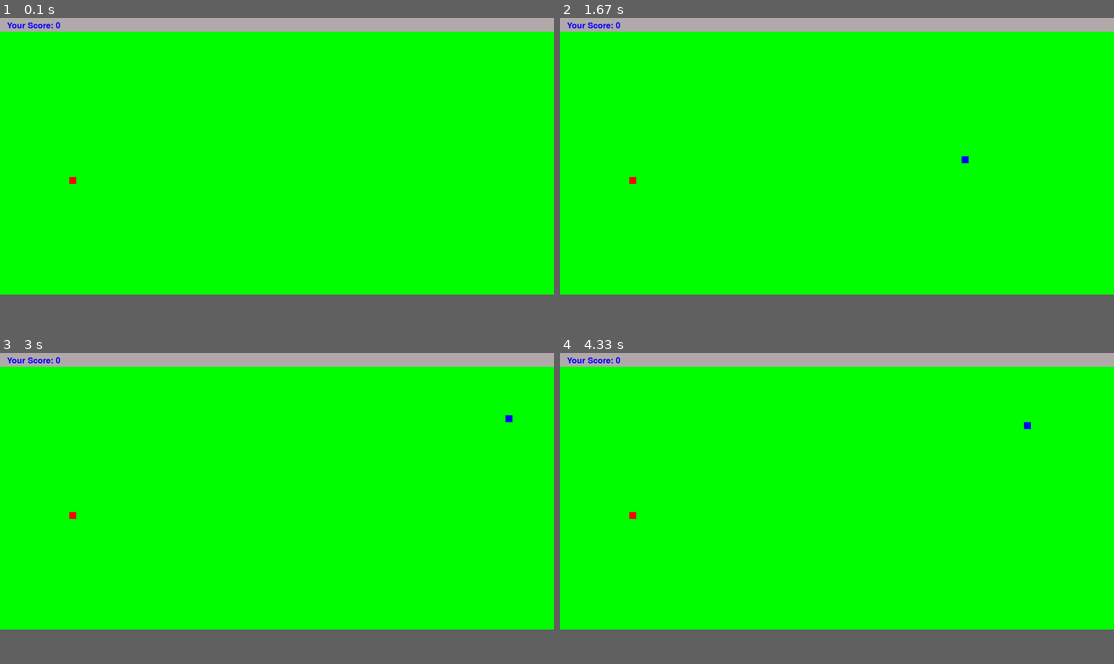
Above: before the commit, frames 1-4 (two rows, left to right).
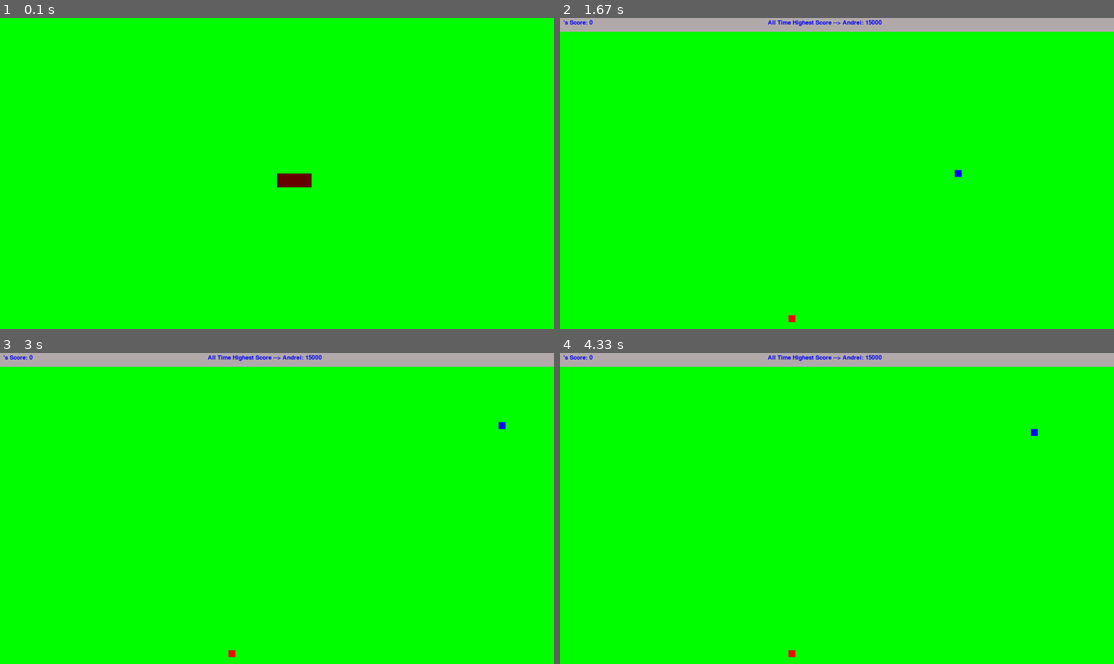
Above: after the commit, the same moments.

Repository: xAdrianCx/PYGAME---SNAKE
Game: pygame game, started from main.py
Two runs of this game, one before a commit and one after it. Both use one fixed random seed, a clock stepped at 60 frames per second and the inputs below.
Inputs (mouse positions are in pixels of both pictures, inside the frame that each line leads up to):
- Up to frame 1 (0.1 s): no input
- Up to frame 2 (1.67 s): tap Enter at 0.33 s; hold Backspace 0.67-1.13 s; hold Right 0.67-1.13 s; click (853, 179) at 1.4 s
- Up to frame 3 (3 s): hold Up 2.33-2.8 s
- Up to frame 4 (4.33 s): hold Right 3-3.47 s; hold Left 3.5-4.03 s; hold Down from 4.07 s (still down)
In our replay, the window is 900x450 before the commit and 900x506 after it. These sizes can differ from the game's own. Grey fills any space a smaller window leaves; there, only what the larger window draws over its background counts as a difference.

The runs differ from the first frame. In frame 1, 4.9% of the frame differs, in the area x 0-100%, y 0-55%; in frame 2, 0.4%; in frame 3, 0.4%; in frame 4, 0.4%.

Commit message:
Renamed scoreboard.py to game_stats.py. Added a new class(Player_Name_Box) into game_stats.py that stores the player's name into a list then shows it's name and score on top left corner.

Diff:
--- a/bait.py
+++ b/bait.py
@@ -4,23 +4,19 @@
 
 class Bait():
     """A class to model a bait."""
-    def __init__(self, gs, screen):
+    def __init__(self, gs, screen, sb):
         """Initialize class attributes."""
         self.gs = gs
         self. screen = screen
         self.screen_rect = self.screen.get_rect()
         # Create a rectangle.
         self.rect = pygame.Rect(0, 0, self.gs.bait_size, self.gs.bait_size)
-        self.x = float(self.rect.x)
-        self.y = float(self.rect.y)
-        self.update()
+        self.update(sb)
 
-    def update(self):
+    def update(self, sb):
         """Update the position of the bait."""
-        self.x = random.randint(0, (self.screen_rect.right - self.gs.bait_size) / self.gs.bait_size) * self.gs.bait_size
-        self.y = random.randint(0, (self.screen_rect.bottom - self.gs.bait_size) / self.gs.bait_size) * self.gs.bait_size
-        self.rect.x = self.x
-        self.rect.y = self.y
+        self.rect.x = random.randint(0, (self.screen_rect.right - self.gs.bait_size) / self.gs.bait_size) * self.gs.bait_size
+        self.rect.y = random.randint(sb.rect_background.bottom, (self.screen_rect.bottom - self.gs.bait_size) / self.gs.bait_size) * self.gs.bait_size
 
     def draw_bait(self):
         """Draw the bait to the screen."""
--- a/game_functions.py
+++ b/game_functions.py
@@ -1,7 +1,7 @@
 import pygame
 
 
-def check_key_pressed(gs, screen, snake, bait):
+def check_key_pressed(snake, pnb):
     """ Check which key was pressed."""
     for event in pygame.event.get():
         if event.type == pygame.QUIT:
@@ -15,6 +15,16 @@
                 snake.key_pressed = pygame.K_LEFT
             if event.key == pygame.K_RIGHT:
                 snake.key_pressed = pygame.K_RIGHT
+            if event.key == pygame.K_RETURN:
+                pnb.player_name_list.append(pnb.player_name)
+                pnb.player_name = ""
+            if event.key == pygame.K_BACKSPACE:
+                pnb.player_name = pnb.player_name[:-1]
+            else:
+                pnb.player_name += event.unicode
+        elif event.type == pygame.MOUSEBUTTONDOWN:
+            if pnb.player_name_box.collidepoint(event.pos):
+                pnb.active = True
 
 
 def update_snake_length(gs, snake, bait, sb):
@@ -26,14 +36,22 @@
         # Increase game speed.
         if sb.score > 0 and sb.score % 500 == 0:
             gs.game_speed += 1
-        bait.update()
+        bait.update(sb)
 
-def draw_screen(gs, screen, clock, snake, bait, sb):
+def draw_screen(gs, screen, clock, snake, bait, sb, pnb):
     """ Draw eveything to screen."""
-    screen.fill(gs.bg_color)
-    sb.draw_score()
-    bait.draw_bait()
-    snake.draw_snake()
-    snake.update()
-    clock.tick(gs.game_speed)
-    pygame.display.flip()
+
+    if len(pnb.player_name_list) <= 0:
+        screen.fill(gs.bg_color)
+        pnb.draw_player_name_box()
+    else:
+        screen.fill(gs.bg_color)
+        sb.draw_score(pnb)
+        bait.draw_bait()
+        snake.draw_snake()
+        snake.update(sb)
+        print(f"Y: {bait.rect.centery}")
+        print(f"X: {bait.rect.centerx}")
+
+        clock.tick(gs.game_speed)
+        pygame.display.flip()
--- /dev/null
+++ b/game_stats.py
@@ -0,0 +1,69 @@
+import json
+import pygame
+import os
+
+class Player_Name_Box():
+    """ Store the game stats."""
+    def __init__(self, screen):
+        """ Initialize the stats."""
+        self.screen = screen
+        self.screen_rect = self.screen.get_rect()
+        # Create a font object for storing the name of the player.
+        self.name_box_font = pygame.font.SysFont("Comic Sans", 25)
+        self.player_name_list = []
+        self.player_name = ""
+        self.width = 200
+        self.height = 40
+        # Create a box for users to provide their name.
+        self.player_name_box = pygame.Rect(self.screen_rect.right // 2, self.screen_rect.bottom // 2, self.width, self.height)
+        # Set an active color for the box(after player clicks into the box).
+        self.active_color = pygame.Color(153, 255, 255)
+        # Set a passive color of the box.
+        self.passive_color = pygame.Color(102, 0, 0)
+        # Set an active flag.
+        self.active = False
+        self.color = None
+        if self.active == True:
+            self.color = self.active_color
+        else:
+            self.color = self.passive_color
+
+    def draw_player_name_box(self):
+        """ Draw the player name box to the screen."""
+        pygame.draw.rect(self.screen, self.color, self.player_name_box)
+        text_surface = self.name_box_font.render(self.player_name, True, (255, 255, 255))
+        self.screen.blit(text_surface, (self.player_name_box.x + 5, self.player_name_box.y + 5))
+        self.player_name_box.w = max(100, text_surface.get_width() + 10)
+        pygame.display.flip()
+
+
+class Scoreboard():
+    """ A class to model a scoreboard."""
+    def __init__(self, gs, screen):
+        self.gs = gs
+        self.screen = screen
+        self.screen_rect = self.screen.get_rect()
+        self.score = 0
+        self.score_color = (179, 171, 171)
+        self.rect_background = pygame.Rect(0, 0, self.screen_rect.right, 40)
+        self.rect_background.top = self.screen_rect.top
+
+    def draw_score(self, pnb):
+        cwd = os.getcwd()
+        os.chdir(cwd)
+        with open("scoreboard.json", "r+") as data_file:
+            data = json.load(data_file)
+        highscore_name = max(data, key=data.get)
+        highest_score = max(data.values())
+        # Create a highscore font object.
+        highscore_msg_font = pygame.font.SysFont("Comic Sans", 25)
+        highscore_msg = f"All Time Highest Score --> {highscore_name.title()}: {highest_score}"
+        highscore_img = highscore_msg_font.render(highscore_msg, True, "BLUE")
+        # Create a score font object.
+        score_msg_font = pygame.font.SysFont("Comic Sans", 25)
+        score_msg = f"{pnb.player_name_list[0]}'s Score: {self.score}"
+        score_img = score_msg_font.render(score_msg, True, "BLUE")
+        # Draw everything to the screen.
+        pygame.draw.rect(self.screen, self.score_color, self.rect_background)
+        self.screen.blit(score_img, (10, 5))
+        self.screen.blit(highscore_img, ((self.screen_rect.right // 2) - 200, 5))
--- a/main.py
+++ b/main.py
@@ -4,7 +4,7 @@
 from snake import Snake
 from bait import Bait
 import game_functions as gf
-from scoreboard import Scoreboard
+from game_stats import Scoreboard, Player_Name_Box
 
 
 def run_game():
@@ -26,16 +26,19 @@
     # Instantiate the snake.
     snake = Snake(gs, screen)
 
-    # Instantiate the bait.
-    bait = Bait(gs, screen)
-
     # Initialize the scoreboard.
     sb = Scoreboard(gs, screen)
 
+    # Instantiate the bait.
+    bait = Bait(gs, screen, sb)
+
+    # Initialize a player name box.
+    pnb = Player_Name_Box(screen)
+
     # Main loop.
     while True:
-        gf.check_key_pressed(gs, screen, snake, bait)
-        gf.draw_screen(gs, screen, clock, snake, bait, sb)
+        gf.check_key_pressed(snake, pnb)
+        gf.draw_screen(gs, screen, clock, snake, bait, sb, pnb)
         gf.update_snake_length(gs, snake, bait, sb)
 
 
--- a/scoreboard.json
+++ b/scoreboard.json
@@ -1,3 +1 @@
-{"Pr0phet": {
-  "high_score": 22500
-}}
+{"Pr0phet": 3750, "Andrei":  15000}
--- a/scoreboard.py
+++ /dev/null
@@ -1,19 +0,0 @@
-import json
-import pygame
-
-class Scoreboard():
-    """ A class to model a scoreboard."""
-    def __init__(self, gs, screen):
-        self.gs = gs
-        self.screen = screen
-        self.screen_rect = self.screen.get_rect()
-        self.score = 0
-        self.score_color = (179, 171, 171)
-        self.rect_background = pygame.Rect(0, 0, self.screen_rect.right, 40)
-
-    def draw_score(self):
-        font = pygame.font.SysFont(None, 35)
-        score_msg = f"Your Score: {self.score}"
-        score_img = font.render(score_msg, True, "BLUE")
-        pygame.draw.rect(self.screen, self.score_color, self.rect_background)
-        self.screen.blit(score_img, (20, 10))
--- a/settings.py
+++ b/settings.py
@@ -1,11 +1,11 @@
-import json
+
 
 class Game_Settings():
     """A class that keeps game settings."""
 
     # Screen settings.
     screen_width = 1600
-    scrren_height = 800
+    scrren_height = 900
     bg_color = (0, 255, 0)
 
     # Snake settings.
--- a/snake.py
+++ b/snake.py
@@ -12,26 +12,23 @@
         # Create a rectangle.
         self.rect = pygame.Rect(0, 0, self.gs.snake_head, self.gs.snake_head)
         # Position the snake in the middle of the screen.
-        self.rect.centerx = self.screen_rect.centerx + self.gs.snake_head // 2
-        self.rect.centery = self.screen_rect.centery + self.gs.snake_head // 2
-        self.x = float(self.rect.x)
-        self.y = float(self.rect.y)
+        self.rect.center = (self.screen_rect.centerx - (self.gs.snake_head / 2), self.screen_rect.centery)
+
 
         # Get the pressed key.
         self.key_pressed = None
 
-    def update(self):
+    def update(self, sb):
         """A method that updates the snake position."""
-        if self.key_pressed == pygame.K_UP and self.y >= self.screen_rect.top + self.gs.snake_head:
-            self.y -= self.gs.snake_speed
-        if self.key_pressed == pygame.K_DOWN and self.y <= self.screen_rect.bottom - self.gs.snake_head * 2:
-            self.y += self.gs.snake_speed
-        if self.key_pressed == pygame.K_LEFT and self.x >= self.screen_rect.left + self.gs.snake_head:
-            self.x -= self.gs.snake_speed
-        if self.key_pressed == pygame.K_RIGHT and self.x <= self.screen_rect.right - self.gs.snake_head * 2:
-            self.x += self.gs.snake_speed
-        self.rect.y = self.y
-        self.rect.x = self.x
+        if self.key_pressed == pygame.K_UP and self.rect.top >= self.screen_rect.top + sb.rect_background.bottom + self.gs.snake_head:
+            self.rect.top -= self.gs.snake_speed
+        if self.key_pressed == pygame.K_DOWN and self.rect.bottom <= self.screen_rect.bottom - self.gs.snake_head:
+            self.rect.bottom += self.gs.snake_speed
+        if self.key_pressed == pygame.K_LEFT and self.rect.left >= self.screen_rect.left + self.gs.snake_head:
+            self.rect.left -= self.gs.snake_speed
+        if self.key_pressed == pygame.K_RIGHT and self.rect.right <= self.screen_rect.right - self.gs.snake_head:
+            self.rect.right += self.gs.snake_speed
+
         self.gs.snake_body.append(self.rect.copy())
         self.gs.snake_body = self.gs.snake_body[-self.gs.snake_length:]
 
